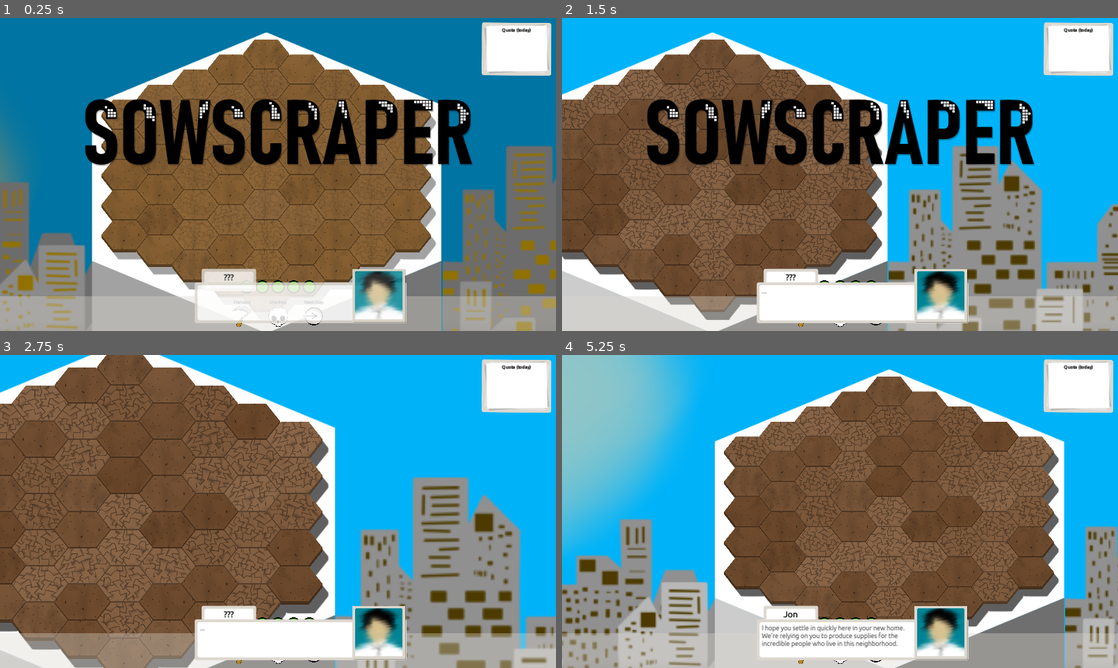
Above: before the commit, frames 1-4 (two rows, left to right).
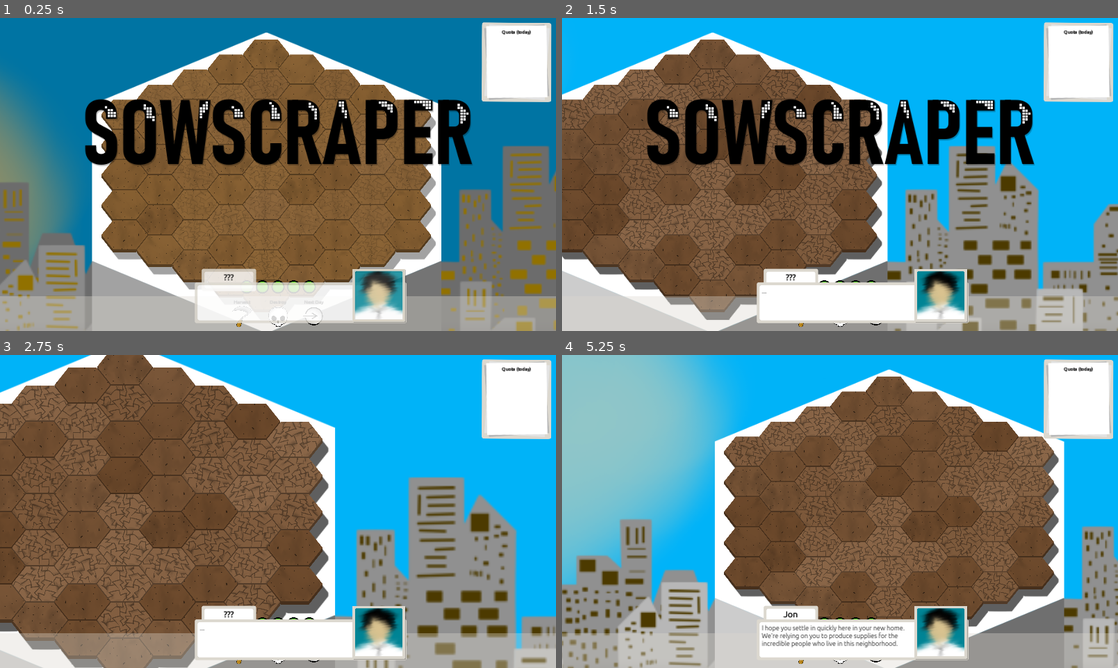
Above: after the commit, the same moments.

Repository: CiaranWoodward/LD54
Game: Godot game, scene res://Level.tscn
Two runs of this game, one before a commit and one after it. Both use one fixed random seed, a clock stepped at 60 frames per second and the inputs below. The engine's default icon, where the game draws it, is replaced by a stand-in: a white triangle on a blue panel in a dark square. Sound files missing from this copy of the repository are replaced by a short silence.
Inputs (mouse positions are in pixels of both pictures, inside the frame that each line leads up to):
- Up to frame 1 (0.25 s): no input
- Up to frame 2 (1.5 s): move the mouse to (962, 158) at 0.52 s; hold Right (ui_right) 0.53-1.25 s; click (962, 158) at 0.6 s; drag from (728, 190) to (812, 237) at 1.27 s
- Up to frame 3 (2.75 s): move the mouse to (333, 442) at 2.02 s; hold Right (ui_right) from 2.03 s (still down); hold Mouse wheel up (zoom_out) from 2.03 s (still down)
- Up to frame 4 (5.25 s): release Right (ui_right) at 2.75 s; release Mouse wheel up (zoom_out) at 2.75 s; click (806, 649) at 2.77 s; drag from (812, 574) to (673, 464) at 3.52 s; tap Enter at 4.25 s; move the mouse to (1006, 558) at 4.27 s; hold Left (ui_left) 4.28-5 s; hold Mouse wheel down (zoom_in) 4.28-5 s; drag from (673, 464) to (756, 433) at 5.02 s

The runs differ from the first frame. In frame 1, 7.6% of the frame differs, in the area x 0-100%, y 3-100%; in frame 2, 5.1%; in frame 3, 5.4%; in frame 4, 14%, in the area x 0-100%, y 0-100%.
Error after the commit: Invalid call. Nonexistent function 'uncheck' in base 'TextureRect'. (res://QuotaItem.gd:9)

Commit message:
Tiny Bugfixes

Diff:
--- a/Level.tscn
+++ b/Level.tscn
@@ -36,7 +36,7 @@
 
 [sub_resource type="Curve2D" id="Curve2D_y42ux"]
 _data = {
-"points": PackedVector2Array(0, 0, 0, 0, -431, 1502, 0, 0, 0, 0, -223, 551, 0, 0, 0, 0, 71, -106, 0, 0, 0, 0, 638, -472, 0, 0, 0, 0, 1265, -627, 0, 0, 0, 0, 1952, -431, 0, 0, 0, 0, 2367, -155, 0, 0, 0, 0, 2677, 491, 0, 0, 0, 0, 2877, 1502)
+"points": PackedVector2Array(0, 0, 0, 0, -248, 1473, 0, 0, 0, 0, -35, 541, 0, 0, 0, 0, 253, -46, 0, 0, 0, 0, 714, -289, 0, 0, 0, 0, 1226, -385, 0, 0, 0, 0, 1880, -280, 0, 0, 0, 0, 2248, 50, 0, 0, 0, 0, 2497, 613, 0, 0, 0, 0, 2638, 1497)
 }
 point_count = 9
 
@@ -421,7 +421,7 @@
 [node name="BackRight" type="Sprite2D" parent="Sky/Buildings"]
 self_modulate = Color(0.784314, 0.784314, 0.784314, 1)
 z_index = 1
-position = Vector2(4768, 2080)
+position = Vector2(4756, 2080)
 scale = Vector2(5, 5)
 texture = ExtResource("2_hutii")
 
@@ -448,7 +448,7 @@
 
 [node name="BackRight" type="Sprite2D" parent="Sky/Lights"]
 z_index = 1
-position = Vector2(4768, 2080)
+position = Vector2(4756, 2080)
 scale = Vector2(5, 5)
 texture = ExtResource("3_agx13")
 
@@ -469,7 +469,7 @@
 curve = SubResource("Curve2D_y42ux")
 
 [node name="PathFollow2D" type="PathFollow2D" parent="Sky/SunPath"]
-position = Vector2(-431, 1502)
+position = Vector2(-248, 1473)
 rotation = 1.46413
 rotates = false
 
--- a/Plants/Flower.gd
+++ b/Plants/Flower.gd
@@ -13,7 +13,7 @@
 	return "Flower"
 
 static func plant_description():
-	return "Improves soil moisture for later planting."
+	return "Improves soil moisture in adjacent tiles for later planting."
 
 func harvest_description() -> Dictionary:
 	if (status == Status.DEAD):
--- a/Plants/Mushroom.gd
+++ b/Plants/Mushroom.gd
@@ -9,7 +9,7 @@
 	return "Mushroom"
 
 static func plant_description():
-	return "Thrives on dead plant life."
+	return "Thrives on dead plant life. Spreads to nearby dead plants."
 
 func harvest_description() -> Dictionary:
 	return {
--- a/Plants/OrangeTree.gd
+++ b/Plants/OrangeTree.gd
@@ -38,7 +38,7 @@
 		age = time_to_grow
 		_orange_tween = create_tween()
 		_orange_tween.tween_property($Tree/Leaves/Orange, "modulate", Color.TRANSPARENT, 0.5).set_ease(Tween.EASE_IN).set_trans(Tween.TRANS_SINE)
-		status == Status.GROWING
+		status = Status.GROWING
 
 func destroy():
 	super()
@@ -81,6 +81,7 @@
 	return super(tile, use_seed)
 
 func _ruffle():
-	await get_tree().create_timer(randf_range(3, 10)).timeout
-	$Ruffle.play()
-	await $Ruffle.animation_finished
+	while true:
+		await get_tree().create_timer(randf_range(2, 6)).timeout
+		$Ruffle.play("Ruffle")
+		await $Ruffle.animation_finished
--- a/Plants/SpikyPlant.gd
+++ b/Plants/SpikyPlant.gd
@@ -12,7 +12,7 @@
 	return "Spike Shooter"
 
 static func plant_description():
-	return "Kills plants around it."
+	return "Kills plants around it for several days. Very hardy."
 
 func harvest_description() -> Dictionary:
 	return {
@@ -29,8 +29,8 @@
 
 func tick():
 	super()
-	stateMachine.travel("Shoot")
 	if (age < kill_turns):
+		stateMachine.travel("Shoot")
 		# get the tiles that the spiky plant will kill
 		var toKill = parent_tile.getAdjacent().filter(func(tile: PlantTile):
 			return randi_range(0, 100) < kill_percent
--- a/QuotaItem.gd
+++ b/QuotaItem.gd
@@ -5,13 +5,24 @@
 
 # Called when the node enters the scene tree for the first time.
 func _ready():
-	pass
+	Global.new_quota.connect(new_quota)
+	$Checkbox.uncheck()
 
 # Called every frame. 'delta' is the elapsed time since the previous frame.
 func _process(delta):
 	pass
 
+func new_quota():
+	checked = false
+	$Checkbox.uncheck()
+
 func update(name_: String, actual: int, required: int):
 	visible = !(required == 0)
 	$Count.text = "{actual}/{required}".format({"actual": actual, "required": required})
 	$Name.text = name_
+	if !checked && actual >= required:
+		checked = true
+		$Checkbox.check()
+	elif actual < required:
+		$Checkbox.uncheck()
+		checked = false
--- a/UI/Conversations/Stories/MainStory.gd
+++ b/UI/Conversations/Stories/MainStory.gd
@@ -55,7 +55,7 @@
 				Global.change_seed_count(Global.PlantType.BERRY_VINE, 2),
 		},
 	])
-	main1.choice_text = "Respond with the response: \"Prosperity for all!\"?"
+	main1.choice_text = "Give the standard response: \"Prosperity for all!\"?"
 	main1.choice = func(answer: bool):
 		if answer:
 			Story.bootlicker += 1
@@ -216,7 +216,7 @@
 	])
 	main2.callback = func():
 		Global.clear_quota()
-		Global.set_quota_count(Global.ProduceType.FLOWER, 10)
+		Global.set_quota_count(Global.ProduceType.FLOWER, 7)
 		Global.set_quota_count(Global.ProduceType.BERRY, 10)
 		Global.set_quota_count(Global.ProduceType.SUCCULENT, 2)
 		Global.change_seed_count(Global.PlantType.FLOWER, 20)
@@ -393,7 +393,7 @@
 			callback = func(): Story.failure += 1,
 		},
 		{
-			text = "We need medicinal supplies. These [u]mushrooms[/u] thrive off dead plant matter, and will spread to other dead things. [u]succulents[/u] need dry conditions."
+			text = "We need medicinal supplies. These [u]mushrooms[/u] thrive off dead plant matter, and will spread to other dead things. [u]Succulents[/u] need dry conditions."
 		},
 		{
 			when = func(): return !Global.is_quota_met(),
@@ -420,7 +420,9 @@
 	])
 
 	final.is_triggered = func():
-		return Global.day == 49
+		if Global.day == 49:
+			return true
+		return false
 	final.script([
 		{
 			text = "[i]Jon is looking even worse than last time.[/i]",
@@ -457,8 +459,9 @@
 		Global.next_quota_day = 999
 		Story.complete = true
 
-	post_final.priority = 99
-	post_final.is_triggered = func(): return Story.complete
+	post_final.priority = -1
+	post_final.is_triggered = func():
+		return Story.complete
 	post_final.script([
 		{
 			text = "Thank you for playing!",
--- a/UI/Conversations/Story.gd
+++ b/UI/Conversations/Story.gd
@@ -22,7 +22,7 @@
 
 func tick_story(dialogue_scene):
 	active_set.sort_custom(func(a : Conversation, b : Conversation): return a.priority > b.priority)
-	var aset_copy = active_set
+	var aset_copy = active_set.duplicate()
 	for convo in aset_copy:
 		if convo.is_triggered.call():
 			active_set.erase(convo)
--- a/UI/HUD.tscn
+++ b/UI/HUD.tscn
@@ -135,9 +135,9 @@
 offset_left = -262.0
 offset_top = 10.0
 offset_right = -10.0
-offset_bottom = 208.0
+offset_bottom = 299.0
 grow_horizontal = 0
-size_flags_vertical = 0
+size_flags_vertical = 2
 theme = ExtResource("1_bdcb7")
 
 [node name="NinePatchRect" type="NinePatchRect" parent="PanelContainer"]
@@ -155,11 +155,15 @@
 anchor_right = 1.0
 anchor_bottom = 1.0
 offset_left = 27.0
-offset_top = 21.0
+offset_top = 23.0
 offset_right = -28.0
 offset_bottom = -33.0
 grow_horizontal = 2
 grow_vertical = 2
+theme_override_constants/margin_left = 5
+theme_override_constants/margin_top = 5
+theme_override_constants/margin_right = 5
+theme_override_constants/margin_bottom = 5
 
 [node name="Quotas" type="VBoxContainer" parent="PanelContainer/NinePatchRect/MarginContainer"]
 layout_mode = 2
--- a/UI/Title.gd
+++ b/UI/Title.gd
@@ -6,7 +6,7 @@
 # Called when the node enters the scene tree for the first time.
 func _ready():
 	Global.day_changed.connect(update)
-	Global.new_quota.connect(update)
+	Global.new_quota.connect(func(): update(Global.day))
 
 # Called every frame. 'delta' is the elapsed time since the previous frame.
 func _process(delta):
--- a/UI/checkbox.tscn
+++ b/UI/checkbox.tscn
@@ -1,6 +1,7 @@
-[gd_scene load_steps=16 format=3 uid="uid://dj6pwf4pbg3ar"]
+[gd_scene load_steps=17 format=3 uid="uid://dj6pwf4pbg3ar"]
 
 [ext_resource type="Texture2D" uid="uid://bjufao3kl0xpj" path="res://Graphics/Icons/Tick0000.png" id="1_bnpe6"]
+[ext_resource type="Script" path="res://UI/checkbox.gd" id="1_ys841"]
 [ext_resource type="Texture2D" uid="uid://oi66d81nyxpu" path="res://Graphics/Icons/Tick0001.png" id="2_3tlxw"]
 [ext_resource type="Texture2D" uid="uid://c7ldv8hfrcdf8" path="res://Graphics/Icons/Tick0002.png" id="3_u8fw4"]
 [ext_resource type="Texture2D" uid="uid://pxaobfwl63xp" path="res://Graphics/Icons/Tick0003.png" id="4_jhm37"]
@@ -53,6 +54,21 @@
 "speed": 5.0
 }]
 
+[sub_resource type="Animation" id="Animation_0p6r4"]
+length = 0.001
+tracks/0/type = "value"
+tracks/0/imported = false
+tracks/0/enabled = true
+tracks/0/path = NodePath("Tickbox:frame")
+tracks/0/interp = 1
+tracks/0/loop_wrap = true
+tracks/0/keys = {
+"times": PackedFloat32Array(0),
+"transitions": PackedFloat32Array(1),
+"update": 1,
+"values": [0]
+}
+
 [sub_resource type="Animation" id="Animation_tx1pl"]
 resource_name = "Tick"
 tracks/0/type = "value"
@@ -66,21 +82,6 @@
 "transitions": PackedFloat32Array(1, 1, 1, 1, 1, 1, 1, 1, 1, 1, 1),
 "update": 1,
 "values": [0, 1, 2, 3, 4, 5, 6, 7, 8, 9, 10]
-}
-
-[sub_resource type="Animation" id="Animation_0p6r4"]
-length = 0.001
-tracks/0/type = "value"
-tracks/0/imported = false
-tracks/0/enabled = true
-tracks/0/path = NodePath("Tickbox:frame")
-tracks/0/interp = 1
-tracks/0/loop_wrap = true
-tracks/0/keys = {
-"times": PackedFloat32Array(0),
-"transitions": PackedFloat32Array(1),
-"update": 1,
-"values": [0]
 }
 
 [sub_resource type="AnimationLibrary" id="AnimationLibrary_1c67k"]
@@ -98,6 +99,7 @@
 offset_bottom = 0.32
 grow_horizontal = 2
 grow_vertical = 2
+script = ExtResource("1_ys841")
 
 [node name="Tickbox" type="AnimatedSprite2D" parent="."]
 position = Vector2(14, 14)
--- a/Week.gd
+++ b/Week.gd
@@ -7,4 +7,4 @@
 	Global.day_changed.connect(update)
 
 func update(day: int):
-	text = template.format({"week": ceili(day / 7)})
+	text = template.format({"week": ceili(day / 7) + 1})
